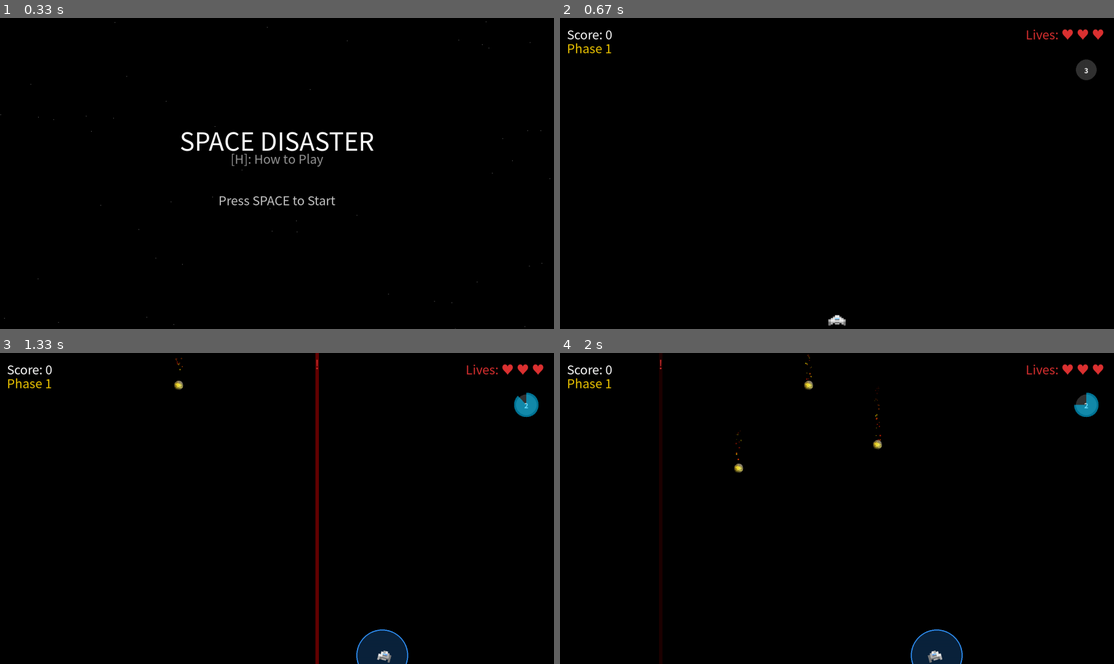
Above: before the commit, frames 1-4 (two rows, left to right).
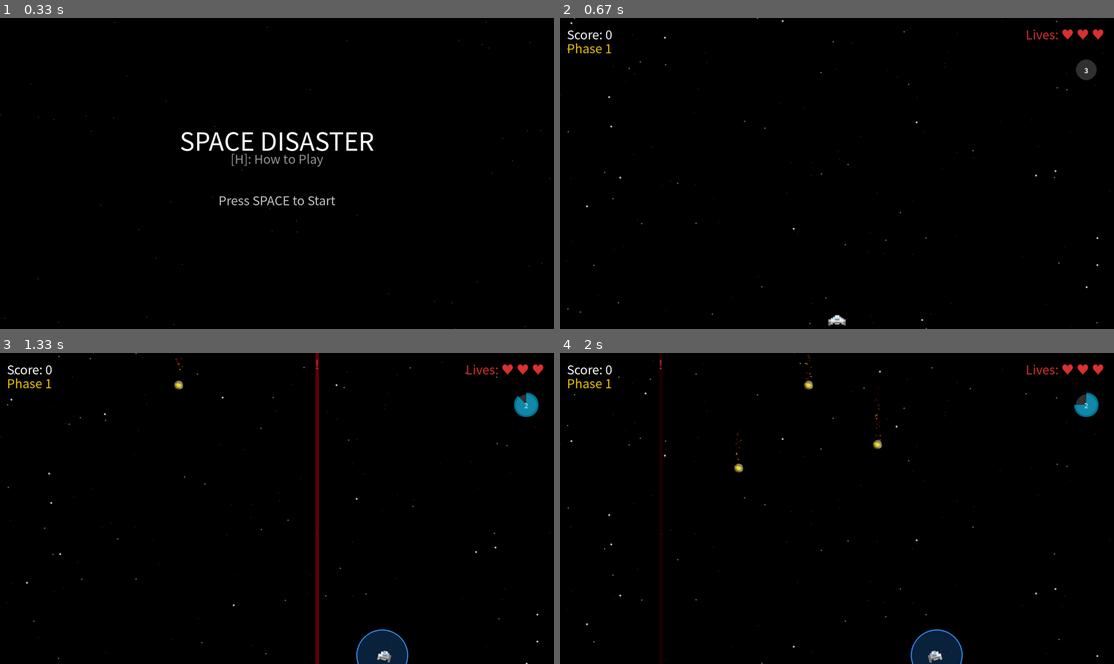
Above: after the commit, the same moments.

Repository: 20260197/my-first-game
Game: pygame game, started from MID_EXAM/dodger.py
Same seed, same stepped clock (60 frames per second), same inputs: the game is played once before the commit and once after it.
Inputs:
- Up to frame 1 (0.33 s): no input
- Up to frame 2 (0.67 s): tap Space at 0.33 s
- Up to frame 3 (1.33 s): hold Right 0.67-1.13 s; tap Space at 0.73, 1.03, 1.23 s; hold Right from 1.17 s (still down)
- Up to frame 4 (2 s): tap Space at 1.53, 1.73 s; release Right at 1.63 s; hold Left from 1.67 s (still down)

Frame 1 is identical in both runs. In frame 2, 0.1% of the frame differs, in the area x 0-100%, y 0-100%; in frame 3, 0.1%; in frame 4, 0.1%.

Commit message:
중간과제 파일 업로드

Diff:
--- a/MID_EXAM/dodger.py
+++ b/MID_EXAM/dodger.py
@@ -67,6 +67,13 @@
         3: os.path.join(BASE_PATH, "Assets", "Audio", "Third_Fourth_Phase.mp3"),
         4: os.path.join(BASE_PATH, "Assets", "Audio", "Fifth_Phase.mp3")
     }
+
+    # --- 배경 레이어 설정 ---
+    bg_layers = [
+        BackgroundLayer(80, 0.5, (60, 60, 80), 1),   # 가장 먼 별 (작고 느림)
+        BackgroundLayer(40, 1.5, (120, 120, 140), 2), # 중간 별
+        BackgroundLayer(15, 3.0, (200, 200, 220), 3)  # 가장 가까운 별 (크고 빠름)
+    ]
 
     # --- 효과음 로드 섹션 ---
     # 레이저 발사 효과음 경로 (Assets/Audio/ 폴더 내에 파일이 있어야 함)
@@ -424,8 +431,14 @@
         # ━━━━━━━━━━━━━━━━━━━━━━━━━━━━━━
         # 5. 그리기 (Drawing)
         # ━━━━━━━━━━━━━━━━━━━━━━━━━━━━━━
+
         # 1. 도화지 초기화
         display_surf.fill(BLACK)
+
+        # 💡 [추가] 배경 레이어 업데이트 및 그리기
+        for layer in bg_layers:
+            layer.update()
+            layer.draw(display_surf)
 
         # 2. HUD 및 개발자 모드 표시
         draw_hud(display_surf, font, score, LEVELS[level_idx], lives)
--- a/MID_EXAM/game_objects.py
+++ b/MID_EXAM/game_objects.py
@@ -129,3 +129,23 @@
             s.set_alpha(alpha)
             s.fill(self.color)
             surf.blit(s, (self.x, self.y))
+
+class BackgroundLayer:
+    def __init__(self, count, speed, color, size):
+        # 화면 내 무작위 위치에 별 생성
+        self.stars = [[random.randint(0, WIDTH), random.randint(0, HEIGHT)] for _ in range(count)]
+        self.speed = speed
+        self.color = color
+        self.size = size
+
+    def update(self):
+        for star in self.stars:
+            star[1] += self.speed  # 아래로 흐르게 함
+            # 화면 아래로 나가면 다시 위로 보냄
+            if star[1] > HEIGHT:
+                star[1] = 0
+                star[0] = random.randint(0, WIDTH)
+
+    def draw(self, surface):
+        for star in self.stars:
+            pygame.draw.circle(surface, self.color, star, self.size)
Not shown, added: 20260197_MID_EXAM.zip
